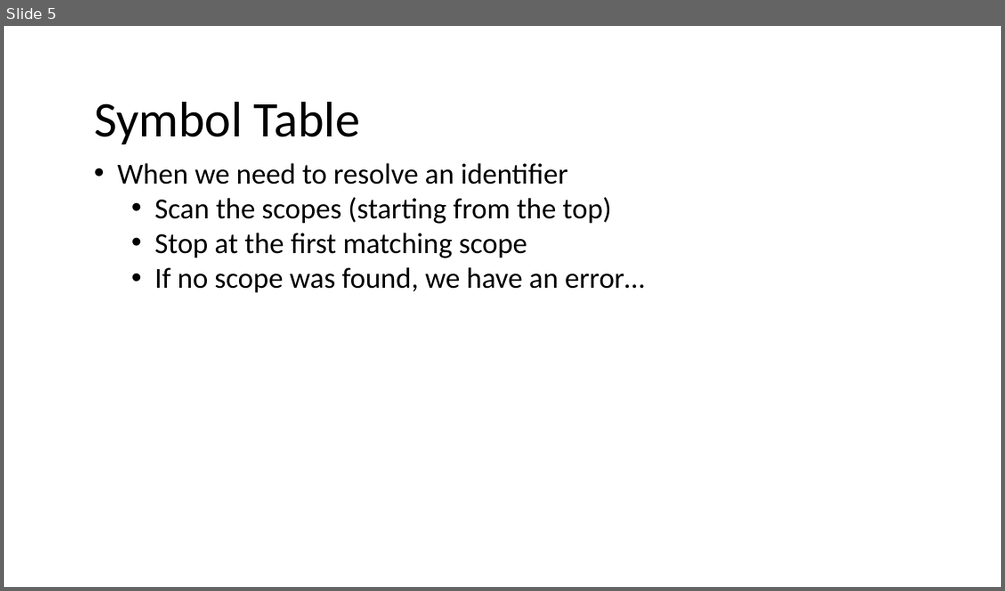
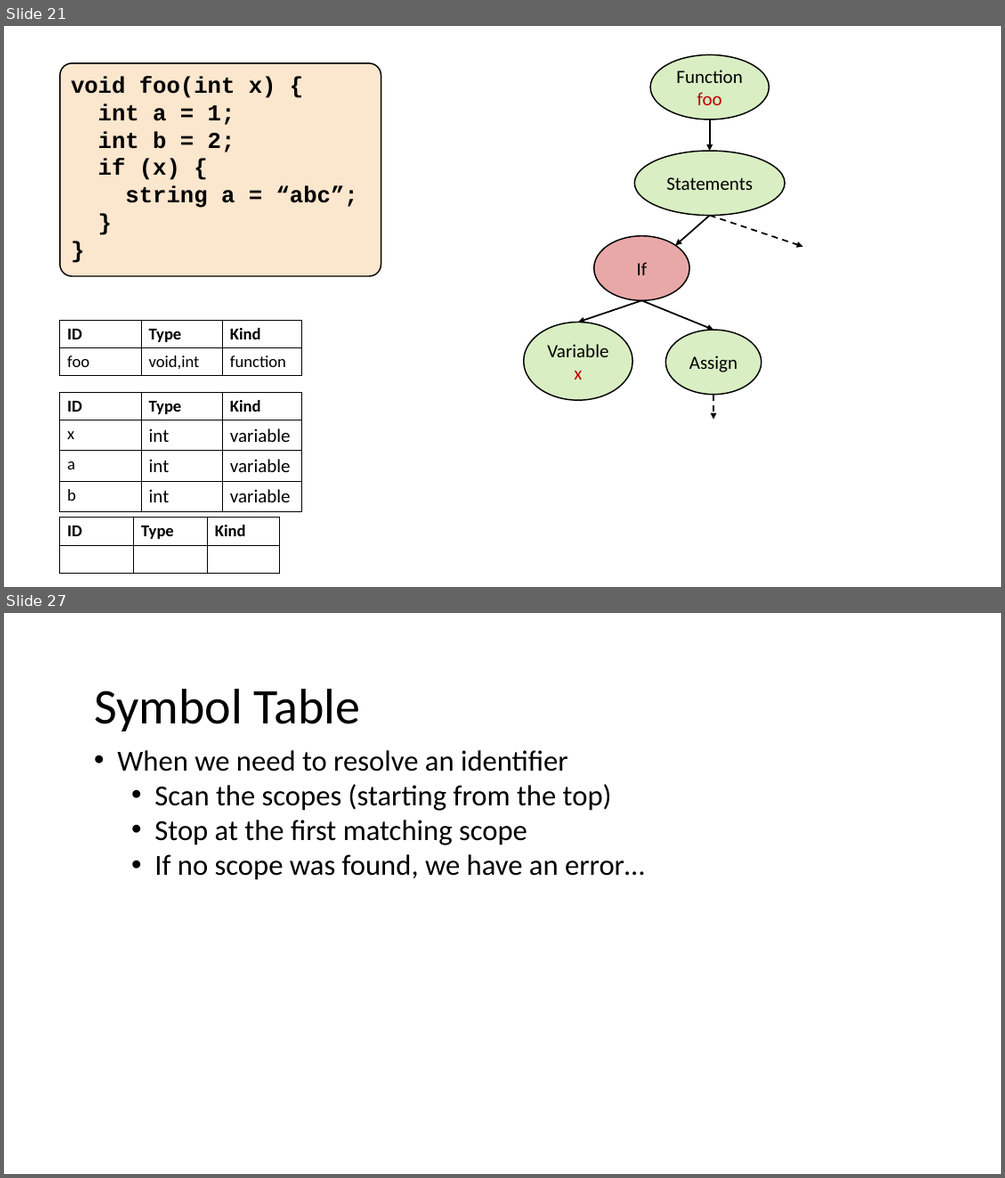
Before and after one commit to nivshani/compilation, a slide deck: slides/semantic.pptx. Shown one above the other, each under a label of ours: slide 5 before the commit, slides 21 and 27 after it; the slides between them are not shown. The pictures are 1005x591 and 1005x1178 pixels, drawn with LibreOffice and Linux fonts; fonts in the diff are those of the drawing. Boxes give left, top, right and bottom in pixels: in the first picture for what was removed or moved away, otherwise in the second. Text is boxed around its words. In the diff, an @@ line names an element or a change of style, - is before the commit and + after.

```diff
--- a/slides/semantic.pptx
+++ b/slides/semantic.pptx
@@ slide 21 added at (x1=4, y1=26, x2=1001, y2=587), background #FFFFFF @@
@@ rounded rectangle added at (x1=60, y1=63, x2=380, y2=276), fill #FBE6CE, outline #000000 1.25 pt, 22 pt, text #000000, bold @@
+void foo(int x) {
+int a = 1;
+int b = 2;
+if (x) {
+string a = “abc”;
+}
+}
@@ ellipse added at (x1=650, y1=55, x2=769, y2=119), fill #92D050 at 34% opacity, outline #000000 1.25 pt, 18 pt, text #000000 @@
+Function
+foo
@@ arrow added from (710, 119) to (710, 151), #000000 1.5 pt @@
@@ ellipse added at (x1=634, y1=151, x2=785, y2=216), fill #92D050 at 34% opacity, outline #000000 1.25 pt, 18 pt, text #000000 @@
+Statements
@@ ellipse added at (x1=594, y1=236, x2=689, y2=300), fill #C00000 at 34% opacity, outline #000000 1.25 pt, 18 pt, text #000000 @@
+If
@@ arrow added from (710, 216) to (676, 245), #000000 1.5 pt @@
@@ arrow added from (710, 216) to (803, 247), #000000 1.5 pt dashed @@
@@ arrow added from (642, 300) to (578, 322), #000000 1.5 pt @@
@@ arrow added from (642, 300) to (713, 329), #000000 1.5 pt @@
@@ table added at (x1=60, y1=320, x2=302, y2=375), 2 rows, 3 columns @@
+ID | Type | Kind
+foo | void,int | function
@@ ellipse added at (x1=524, y1=322, x2=633, y2=400), fill #92D050 at 34% opacity, outline #000000 1.25 pt, 18 pt, text #000000 @@
+Variable
+x
@@ ellipse added at (x1=666, y1=329, x2=761, y2=394), fill #92D050 at 34% opacity, outline #000000 1.25 pt, 18 pt, text #000000 @@
+Assign
@@ table added at (x1=60, y1=393, x2=302, y2=510), 4 rows, 3 columns @@
+ID | Type | Kind
+x | int | variable
+a | int | variable
+b | int | variable
@@ arrow added from (713, 394) to (713, 419), #000000 1.5 pt dashed @@
@@ table added at (x1=60, y1=517, x2=280, y2=572), 2 rows, 3 columns @@
+ID | Type | Kind
+ |  | 
@@ what was slide 5 is now slide 27 @@
```
Also in this commit, not shown: 2 slides changed, 21 other slides added, 1 other file.
